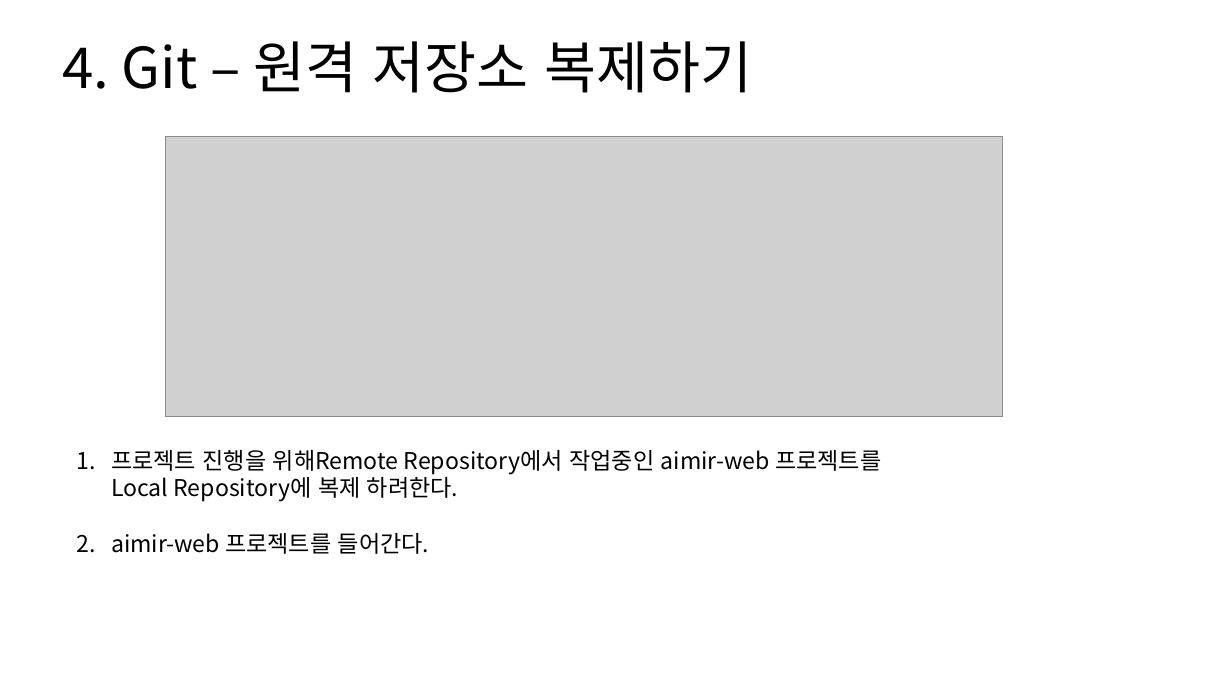
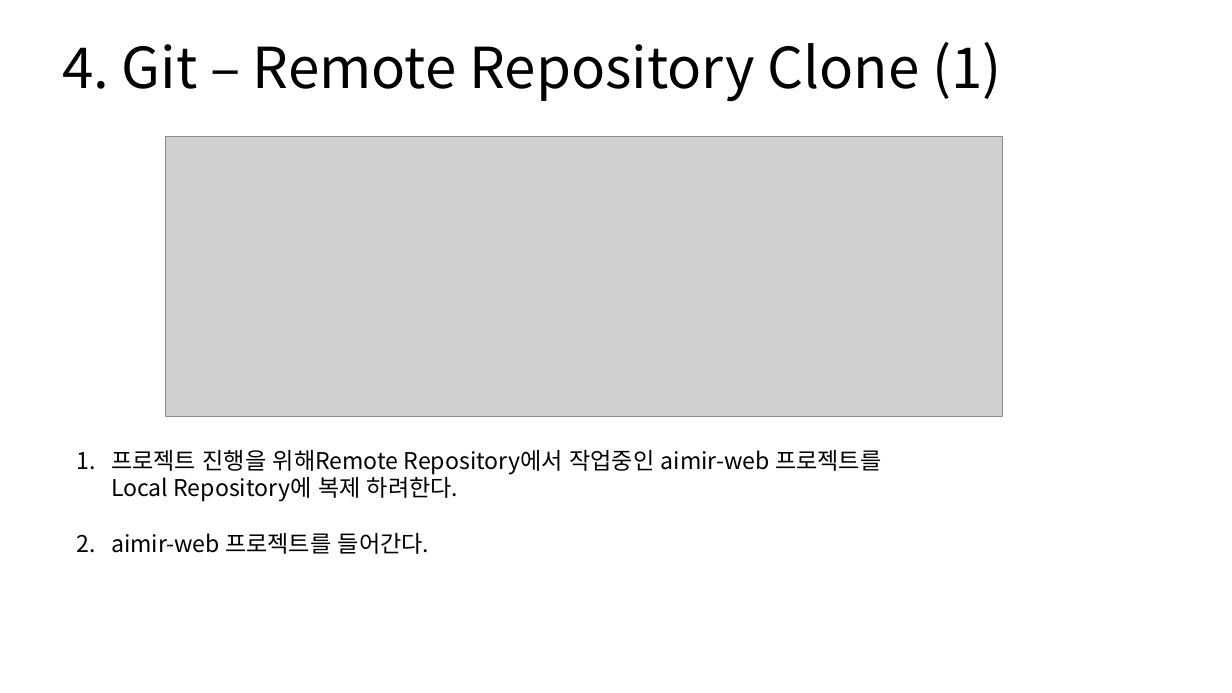
Before and after one commit to SungIn-Shin/git_powerpoint, a slide deck: slide 28 of git_from_the_hell.pptx. Drawn at 1232x693 pixels with LibreOffice and Linux fonts; fonts in the diff are those of the drawing; grey boxes stand for pictures. Boxes give left, top, right and bottom in pixels: in the first picture for what was removed or moved away, otherwise in the second. Text is boxed around its words. In the diff, an @@ line names an element or a change of style, - is before the commit and + after.

```diff
--- a/git_from_the_hell.pptx
+++ b/git_from_the_hell.pptx
@@ title at [62, 42, 1002, 102]: text changed @@
-4. Git – 원격 저장소 복제하기
+4. Git – Remote Repository Clone (1)
```
Also in this commit, not shown: 11 other slides changed, 13 slides added, 4 slides removed.
